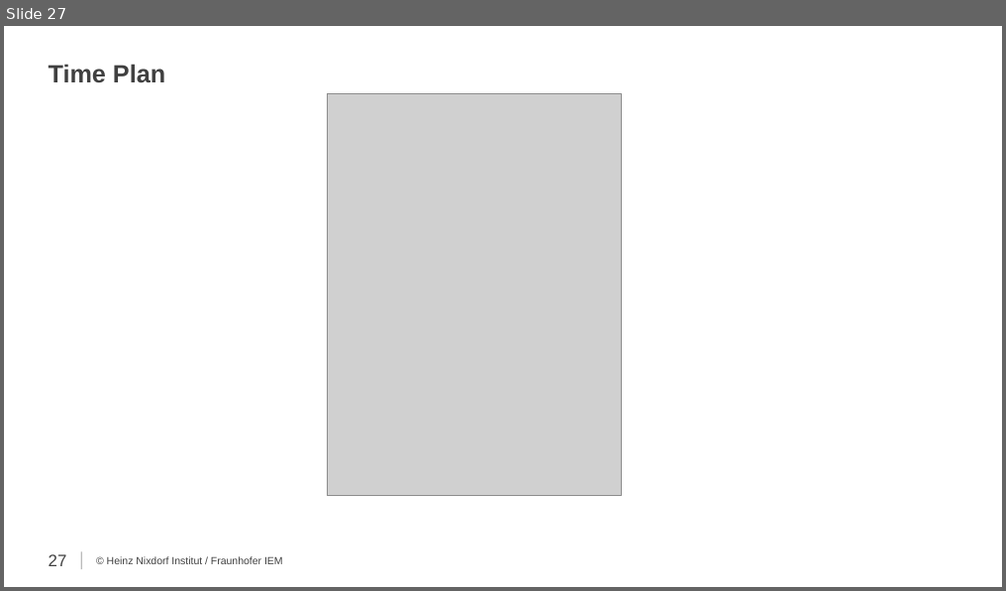
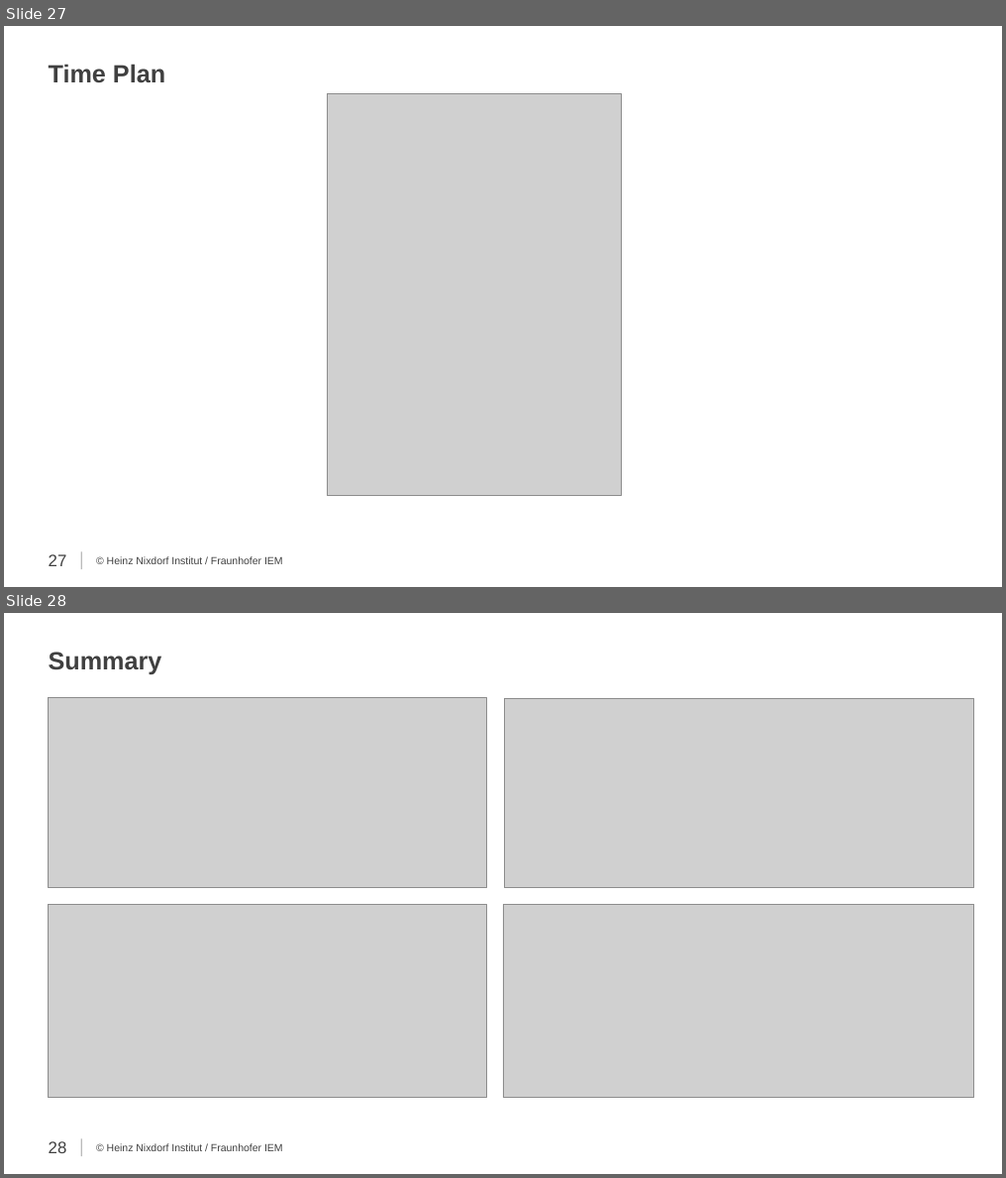
Before and after one commit to secure-software-engineering/TypeEvalPy, a slide deck: proposal/proposal_Samkutty.pptx. Shown one above the other, each under a label of ours: slide 27 before the commit, slides 27 and 28 after it. The pictures are 1006x591 and 1006x1178 pixels, drawn with LibreOffice and Linux fonts; fonts in the diff are those of the drawing; grey boxes stand for pictures; background and template pictures are left out. Boxes give left, top, right and bottom in pixels: in the first picture for what was removed or moved away, otherwise in the second. Text is boxed around its words. In the diff, an @@ line names an element or a change of style, - is before the commit and + after.

```diff
--- a/proposal/proposal_Samkutty.pptx
+++ b/proposal/proposal_Samkutty.pptx
@@ slide 28 added at (4,613,1002,1174), background #FFFFFF; not listed: 1 template element that a slide beside it also shows @@
@@ text added at (49,652,162,675), 24 pt, text #404040, bold @@
+Summary
@@ picture added at (49,698,486,888) @@
@@ picture added at (505,698,974,888) @@
@@ picture added at (49,905,486,1098) @@
@@ picture added at (503,905,974,1098) @@
@@ page number added at (49,1142,67,1154), 16 pt, text #404040 @@
+28
@@ text added at (107,1144,283,1152), 10 pt, text #404040 @@
+© Heinz Nixdorf Institut / Fraunhofer IEM
```
Also in this commit, not shown: 1 other slide added.
